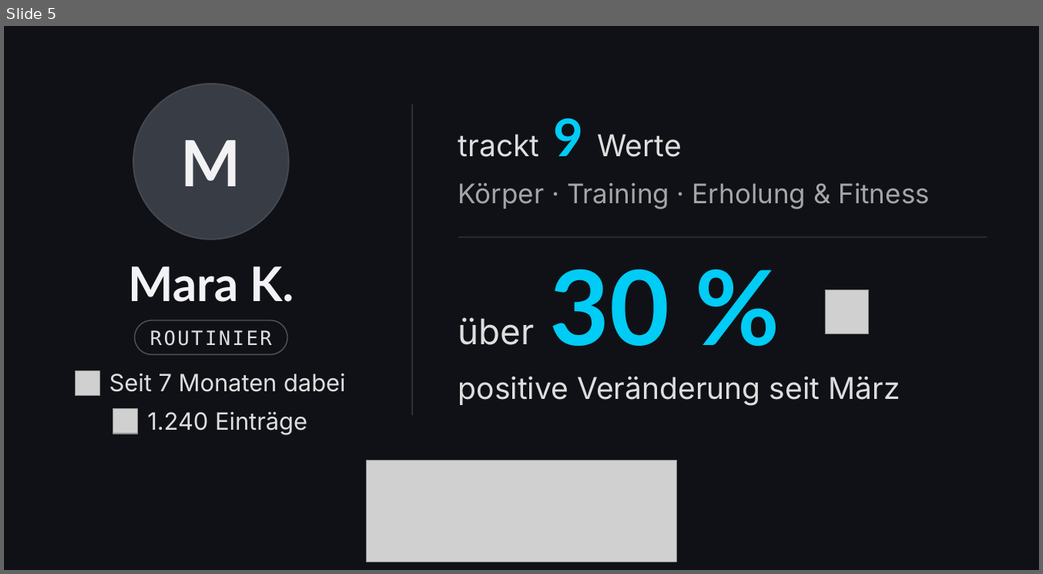
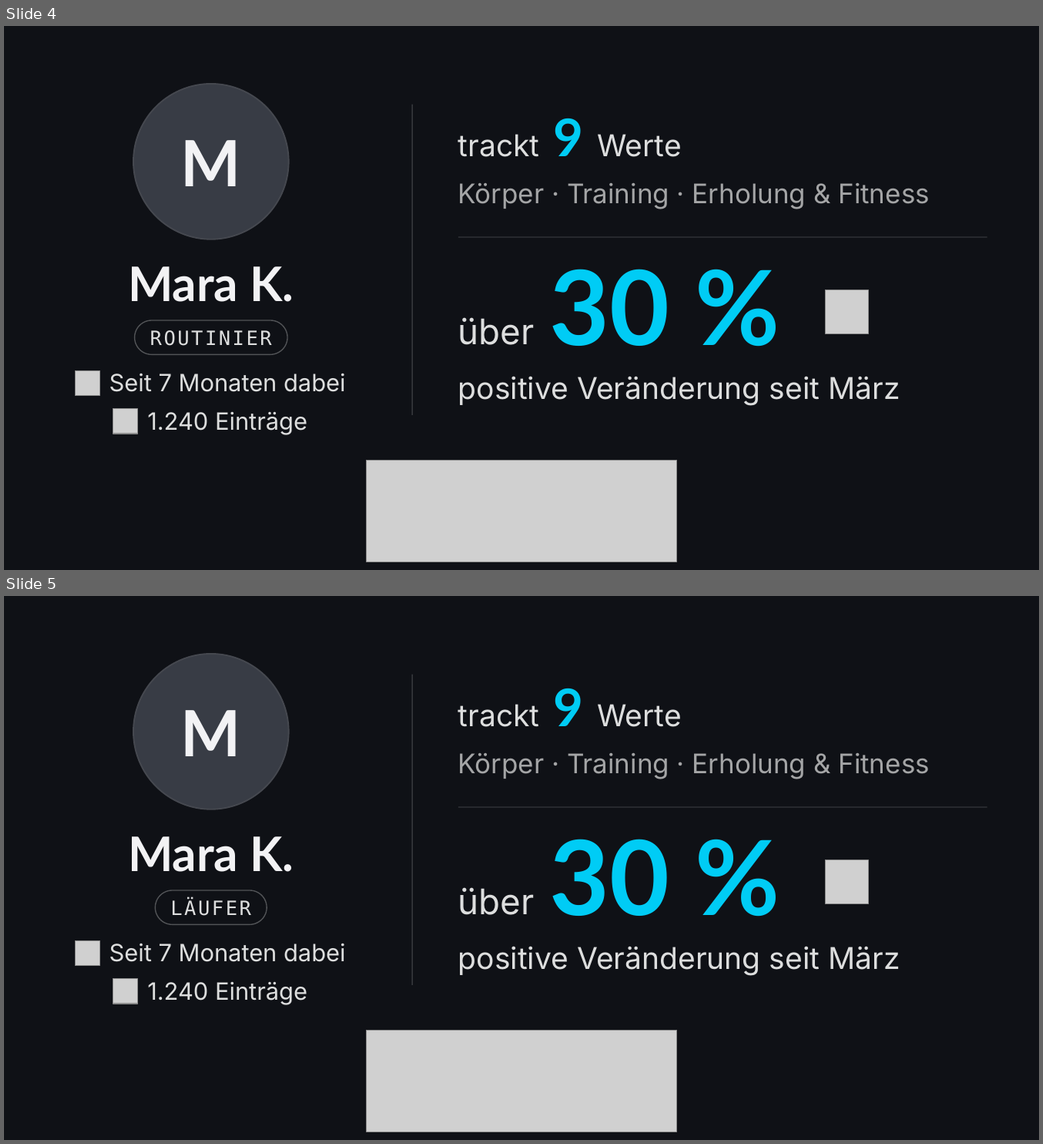
Before and after one commit to Kossa97/HOKU-Health-Hub, a slide deck: docs/profil/canva/hoku-link-karten.pptx. Shown one above the other, each under a label of ours: slide 5 before the commit, slides 4 and 5 after it. The pictures are 1043x574 and 1043x1144 pixels, drawn with LibreOffice and Linux fonts; fonts in the diff are those of the drawing; grey boxes stand for pictures; background and template pictures are left out. Boxes give left, top, right and bottom in pixels: in the first picture for what was removed or moved away, otherwise in the second. Text is boxed around its words. In the diff, an @@ line names an element or a change of style, - is before the commit and + after.

```diff
--- a/docs/profil/canva/hoku-link-karten.pptx
+++ b/docs/profil/canva/hoku-link-karten.pptx
@@ slide 5 added at [4,596,1039,1140], background picture (left out) @@
@@ ellipse added at [133,654,289,809], fill #383C45, outline #45484F 1.25 pt @@
@@ rectangle added at [411,674,412,984], fill #35373B @@
@@ text added at [181,710,241,756], 55.4 pt, text #F2F2F4, bold @@
+M
@@ text added at [458,704,540,727], 26.1 pt, text #DDDEDE @@
+trackt
@@ text added at [554,688,584,726], 45 pt, text #00CCF5, bold @@
+9
@@ text added at [597,704,682,727], 26.1 pt, text #DDDEDE @@
+Werte
@@ text added at [458,753,929,779], 23.4 pt, text #A4A5A6 @@
+Körper · Training · Erholung & Fitness
@@ rectangle added at [458,806,987,807], fill #35373B @@
@@ text added at [128,836,294,872], 41.4 pt, text #F2F2F4, bold @@
+Mara K.
@@ text added at [550,839,670,916], 90 pt, text #00CCF5, bold @@
+30 %
@@ picture added at [826,860,869,903] @@
@@ rounded rectangle added at [156,890,267,924], outline #525457 0.9 pt, 17.1 pt, text #DDDEDE @@
+LÄUFER
@@ text added at [458,887,535,915], 30.6 pt, text #DDDEDE @@
+über
@@ picture added at [75,940,100,966] @@
@@ text added at [109,943,345,962], 20.7 pt, text #DDDEDE @@
+Seit 7 Monaten dabei
@@ text added at [458,946,900,976], 26.1 pt, text #DDDEDE @@
+positive Veränderung seit März
@@ picture added at [113,979,138,1003] @@
@@ text added at [147,982,307,1004], 20.7 pt, text #DDDEDE @@
+1.240 Einträge
@@ picture added at [367,1030,677,1132] @@
@@ what was slide 5 is now slide 4 @@
```
Also in this commit, not shown: 2 other slides added, 4 other files.
